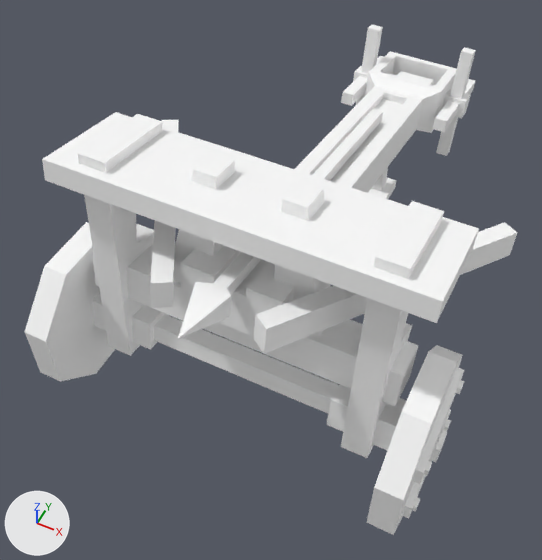
A saved change to the glTF model assets/synty/simple_fantasy/models/SF_Veh_Ballista_01.glb.
One viewpoint serves both versions: a 50 mm lens placed at (0.0193, -0.0554, 0.0607), pointed at (-0.0025, -0.0119, 0.0062). The lights are fixed; the arrows at lower left show +X, +Y and +Z. Where no turn or scale is listed for an object, it has been applied to the vertices.

Objects in the first picture: 'SF_Veh_Ballista_01', 'SF_Veh_Ballista_ArmL', 'SF_Veh_Ballista_ArmR', 'SF_Veh_Ballista_Bolt', 'SF_Veh_Ballista_Handle', 'SF_Veh_Ballista_WheelL', 'SF_Veh_Ballista_WheelR'.
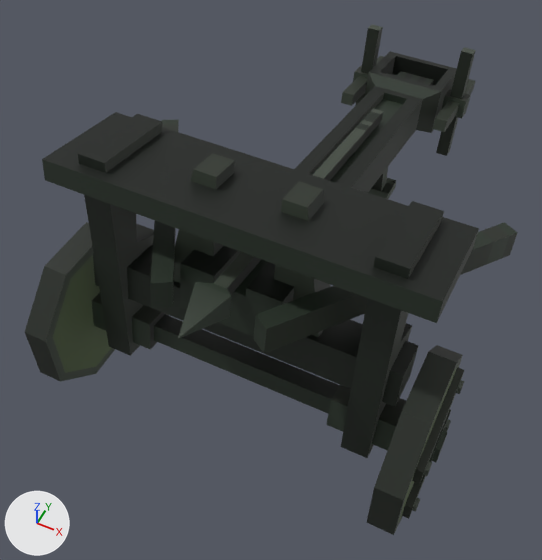
The change, as a diff of the scene's bpy script:
```diff
--- a/assets/synty/simple_fantasy/models/SF_Veh_Ballista_01.glb.py
+++ b/assets/synty/simple_fantasy/models/SF_Veh_Ballista_01.glb.py
@@ img_undead_footman_01 @@
+img_undead_footman_01 = load_image('Undead_Footman_01', '_unpacked/Undead_Footman_01', 512, 512, 'sRGB')
@@ mat_lambert1 @@
 mat_lambert1 = principled_material('lambert1')
-mat_lambert1.base_color = (1.0, 1.0, 1.0)  # white #ffffff
+mat_lambert1.texture = img_undead_footman_01
 mat_lambert1.roughness = 0.553
```

Boxes (x1, y1, x2, y2) around the edits, measured in the pictures (542 x 560 px):
'SF_Veh_Ballista_01', surface changed (white to black)
    both: (42, 51, 479, 458)
'SF_Veh_Ballista_WheelR', surface changed
    both: (25, 222, 115, 382)
'SF_Veh_Ballista_WheelL', surface changed (white to black)
    both: (367, 345, 464, 535)
'SF_Veh_Ballista_ArmL', surface changed (grey to black)
    both: (253, 222, 518, 354)
'SF_Veh_Ballista_Bolt', surface changed (white to grey)
    both: (178, 108, 383, 339)
'SF_Veh_Ballista_Handle', surface changed (white to black)
    both: (341, 25, 476, 156)
'SF_Veh_Ballista_ArmR', surface changed (white to black)
    both: (150, 120, 179, 308)
